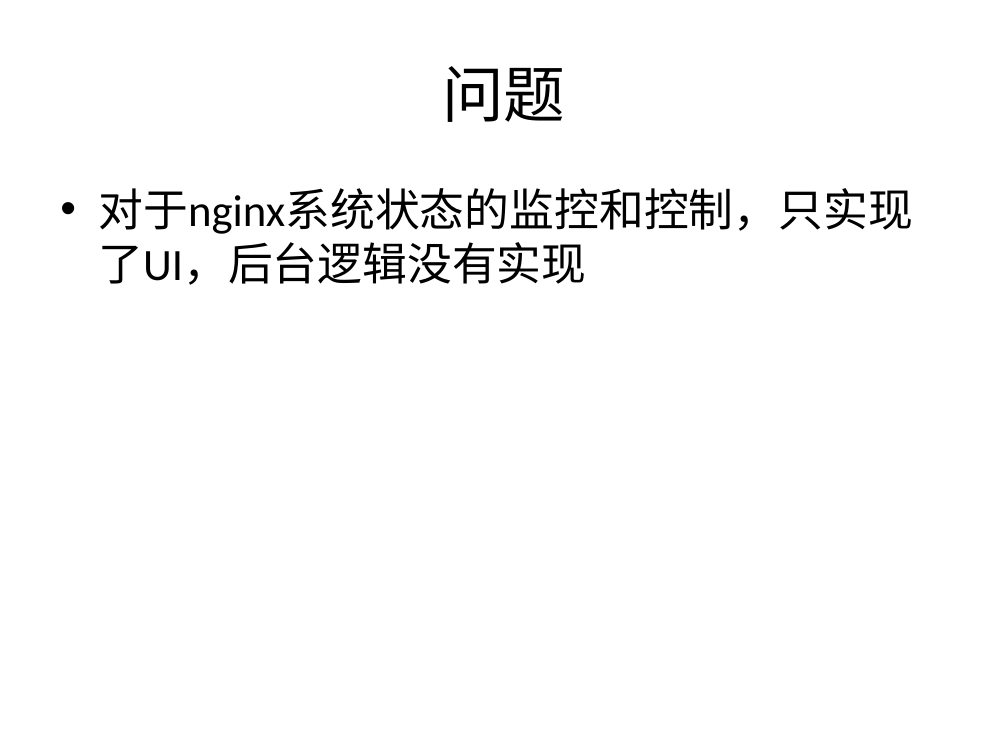
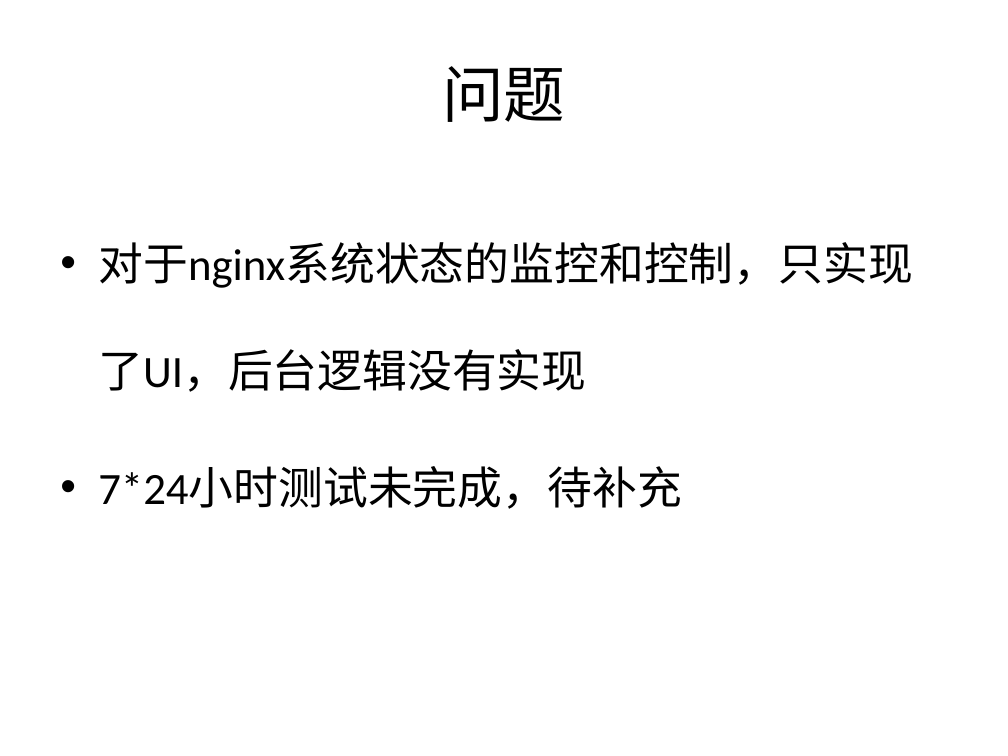
Before and after one commit to bhsei/16TeamC, a slide deck: slide 8 of 2.项目PPT/第十三周进度.pptx. Drawn at 1008x756 pixels with LibreOffice and Linux fonts; fonts in the diff are those of the drawing. Boxes give left, top, right and bottom in pixels: in the first picture for what was removed or moved away, otherwise in the second. Text is boxed around its words. In the diff, an @@ line names an element or a change of style, - is before the commit and + after.

Commit message:
12-更新PPT和测试报告

```diff
--- a/2.项目PPT/第十三周进度.pptx
+++ b/2.项目PPT/第十三周进度.pptx
@@ text at (98,242,913,392): line spacing 1 to 2 @@
@@ text at (98,466,682,509): paragraph added @@
+• 7*24小时测试未完成，待补充
```
Also in this commit, not shown: 3 other slides changed, 1 other file.
